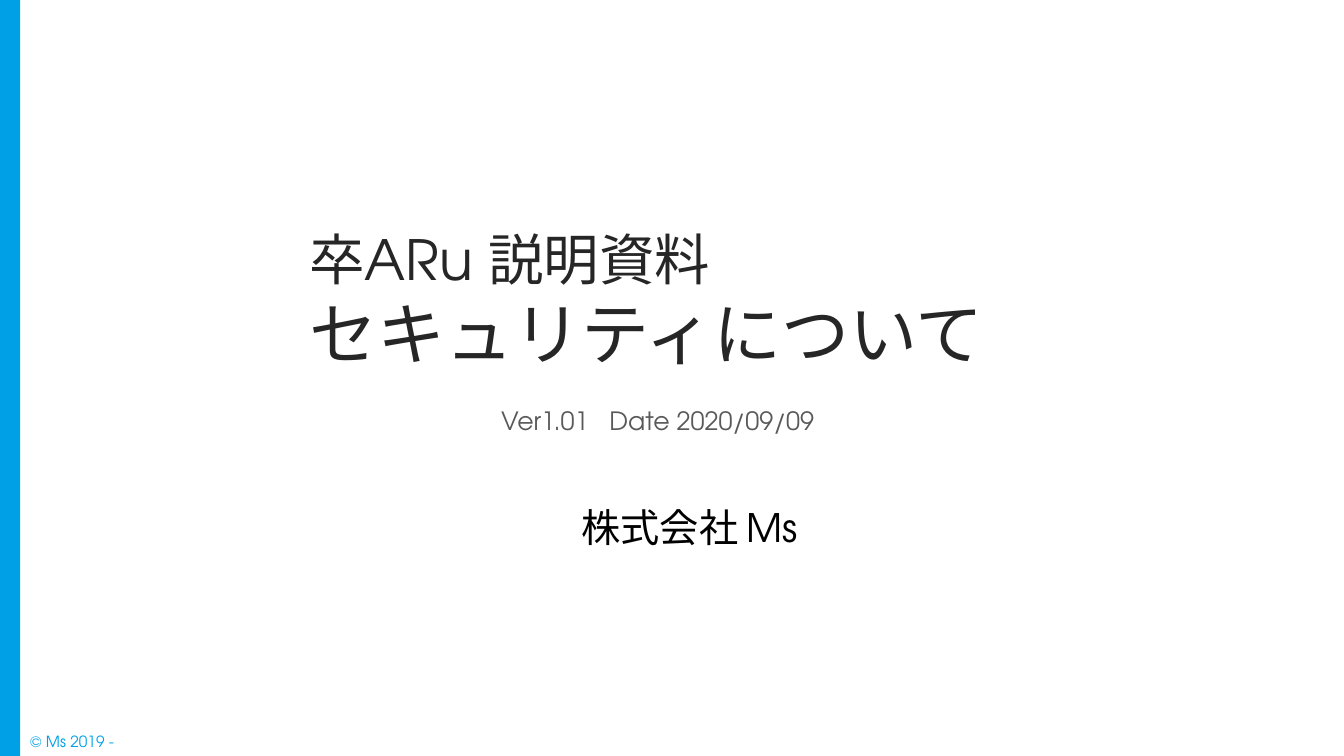
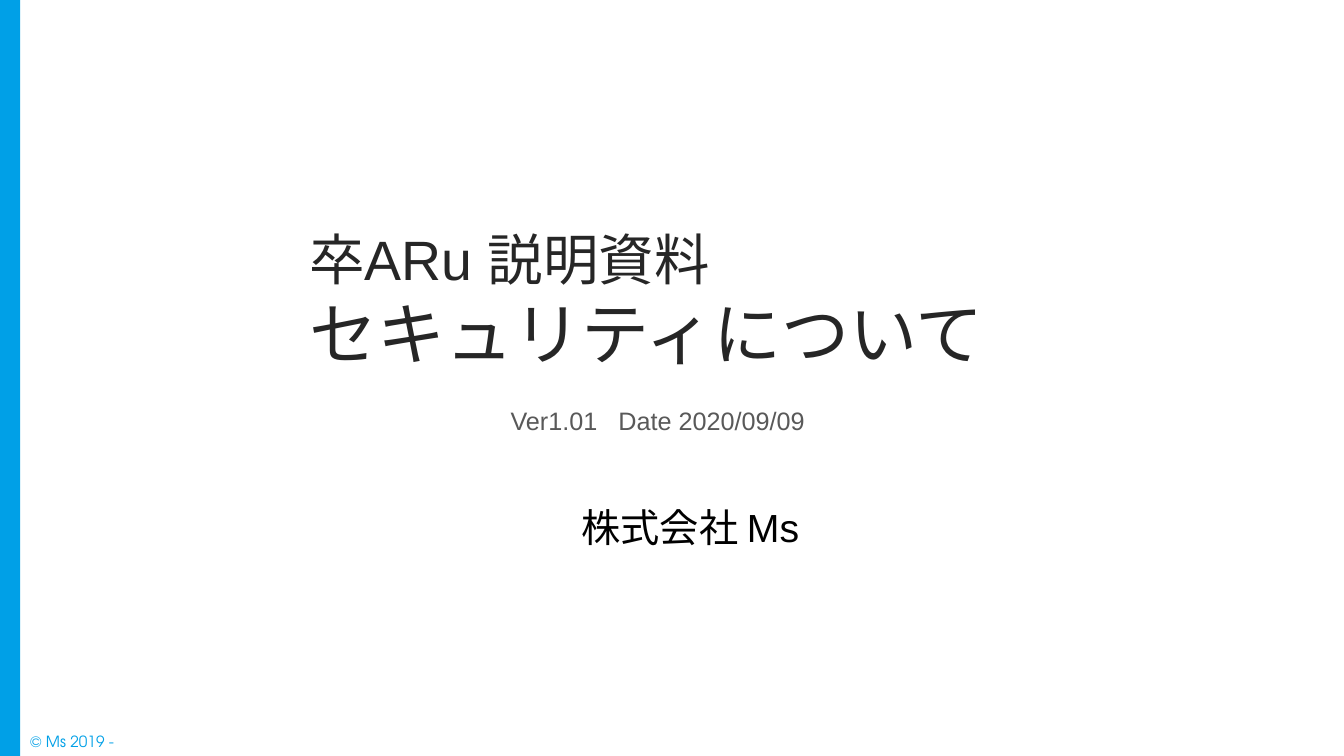
Before and after one commit to Rie-Ishimura/https-github.com-uetomae-msar_Documents_1, a slide deck: slide 1 of 01.設計/卒ARu_セキュリティについて.pptx. Drawn at 1344x756 pixels with LibreOffice and Linux fonts; fonts in the diff are those of the drawing. Boxes give left, top, right and bottom in pixels: in the first picture for what was removed or moved away, otherwise in the second. Text is boxed around its words. In the diff, an @@ line names an element or a change of style, - is before the commit and + after.

```diff
--- a/01.設計/卒ARu_セキュリティについて.pptx
+++ b/01.設計/卒ARu_セキュリティについて.pptx
@@ font TeX Gyre Adventor to Arial in 3 elements at bbox=[309, 233, 983, 365], bbox=[511, 411, 805, 431], bbox=[582, 509, 799, 545] @@
```
Also in this commit, not shown: 2 other slides changed, 1 other file.
